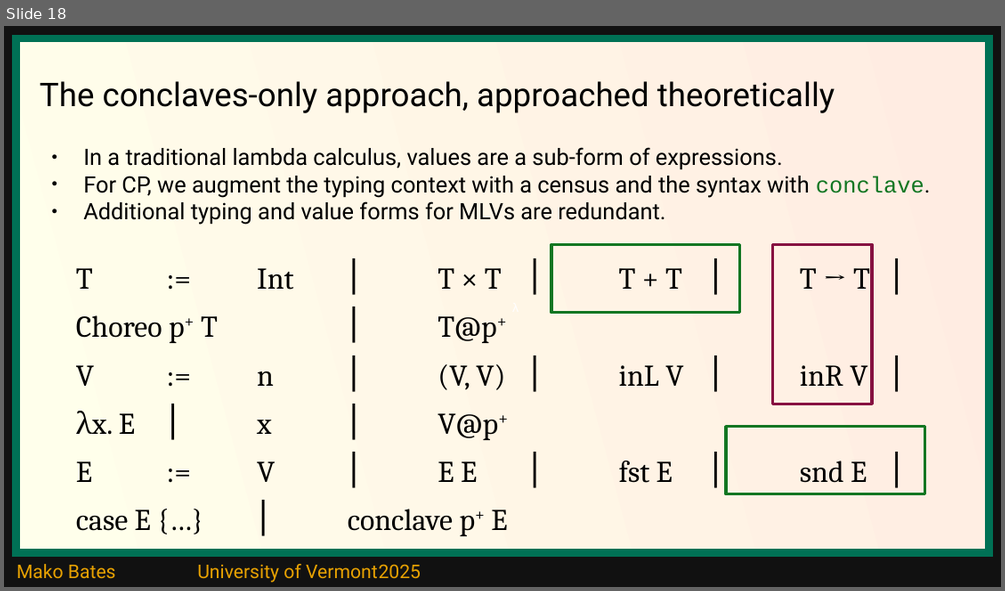
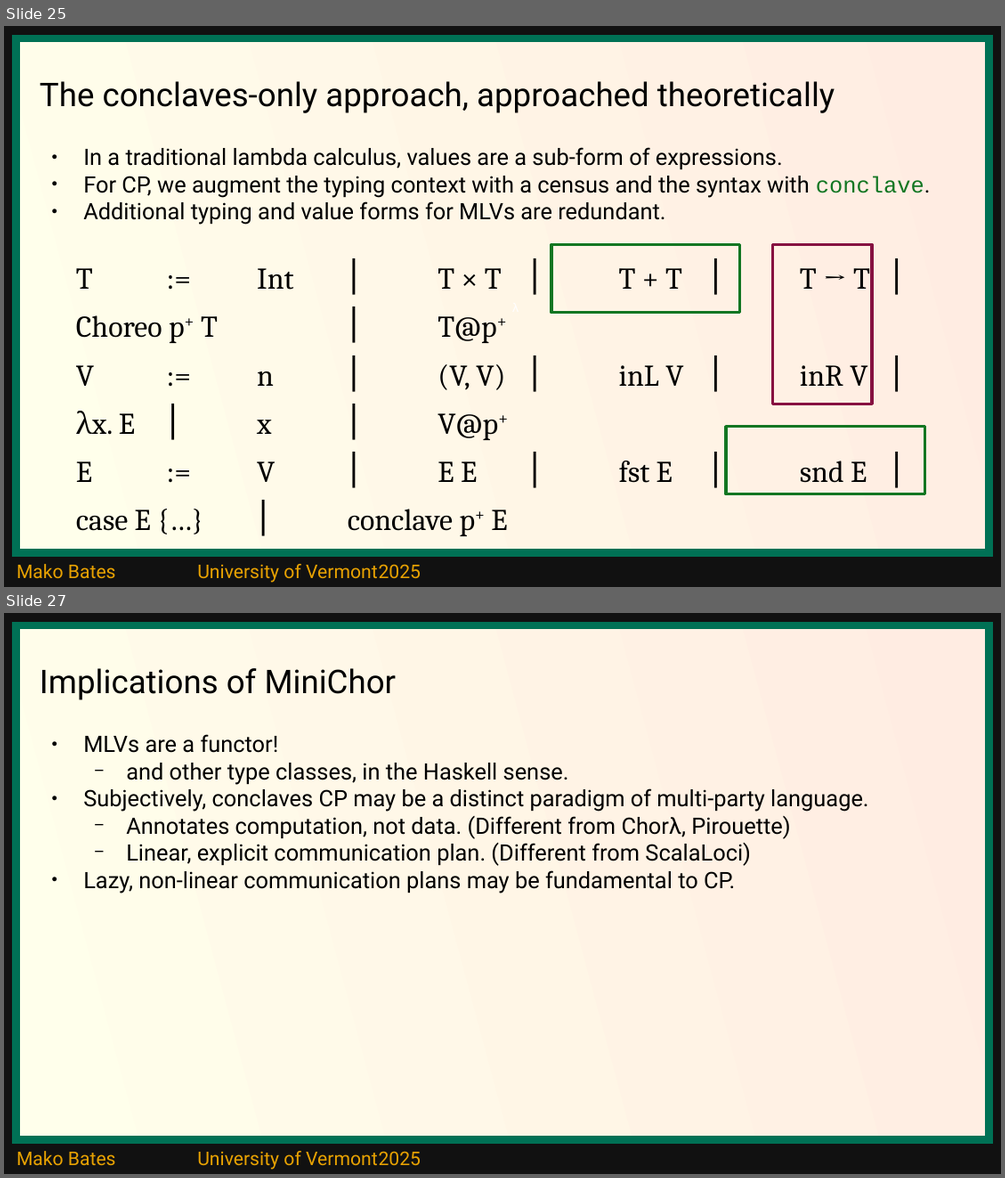
Before and after one commit to ShapeOfMatter/thesis_CP_UVM, a slide deck: thesis defense.odp. Shown one above the other, each under a label of ours: slide 18 before the commit, slides 25 and 27 after it; the slides between them are not shown. The pictures are 1005x591 and 1005x1178 pixels, drawn with LibreOffice and Linux fonts; fonts in the diff are those of the drawing. Boxes give left, top, right and bottom in pixels: in the first picture for what was removed or moved away, otherwise in the second. Text is boxed around its words. In the diff, an @@ line names an element or a change of style, - is before the commit and + after.

```diff
--- a/thesis defense.odp
+++ b/thesis defense.odp
@@ slide 27 added at (4,613,1001,1174), background #111111; not listed: 2 template elements that a slide beside it also shows @@
@@ title added at (40,668,396,700), 26 pt, text #000000 @@
+Implications of MiniChor
@@ text added at (83,734,868,893), 18 pt, text #000000 @@
+● MLVs are a functor!
+  − and other type classes, in the Haskell sense.
+● Subjectively, conclaves CP may be a distinct paradigm of multi-party language.
+  − Annotates computation, not data. (Different from Chorλ, Pirouette)
+  − Linear, explicit communication plan. (Different from ScalaLoci)
+● Lazy, non-linear communication plans may be fundamental to CP.
@@ what was slide 18 is now slide 25 @@
```
Also in this commit, not shown: 5 slides changed, 13 other slides added, 4 slides removed.
